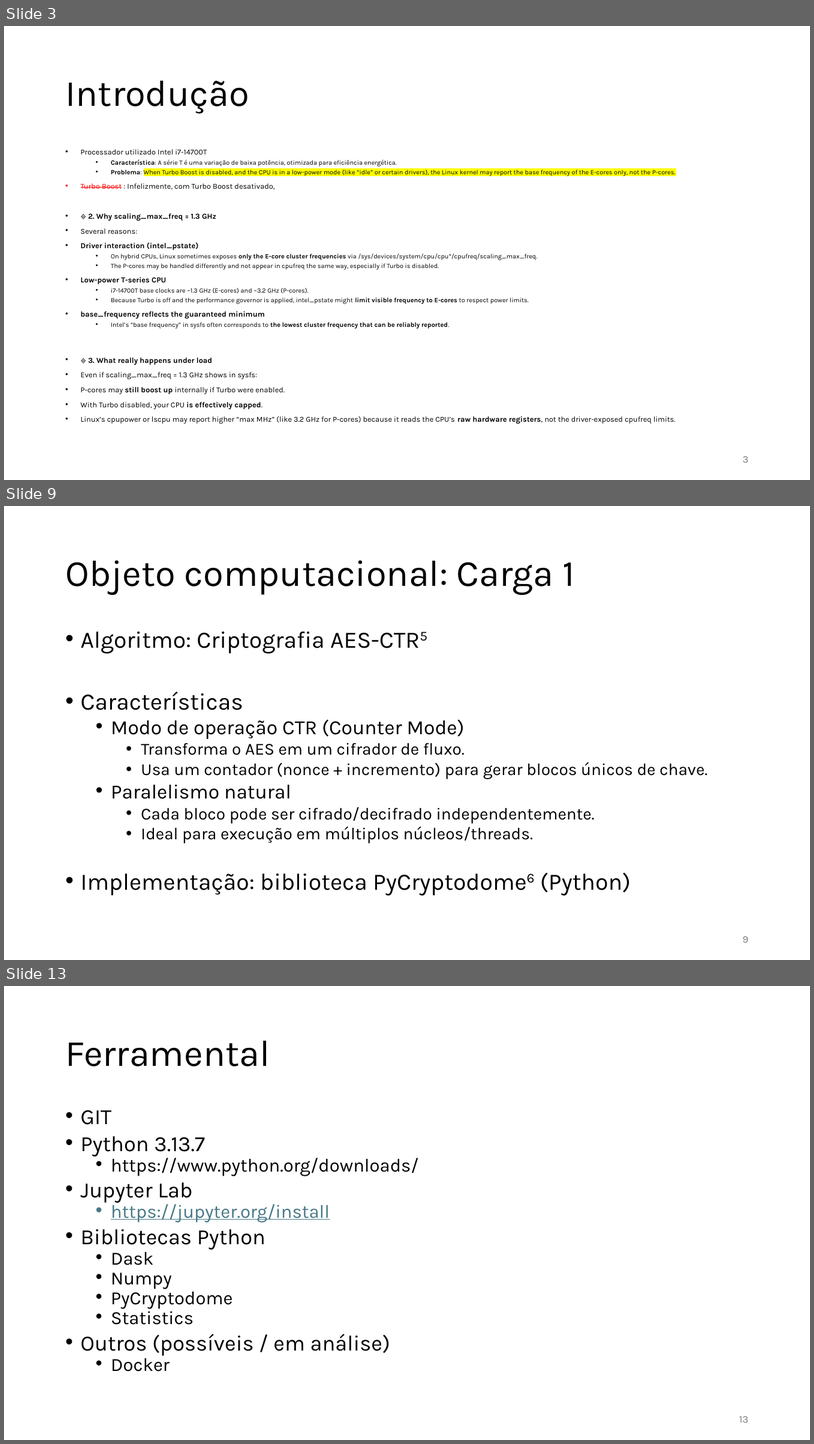
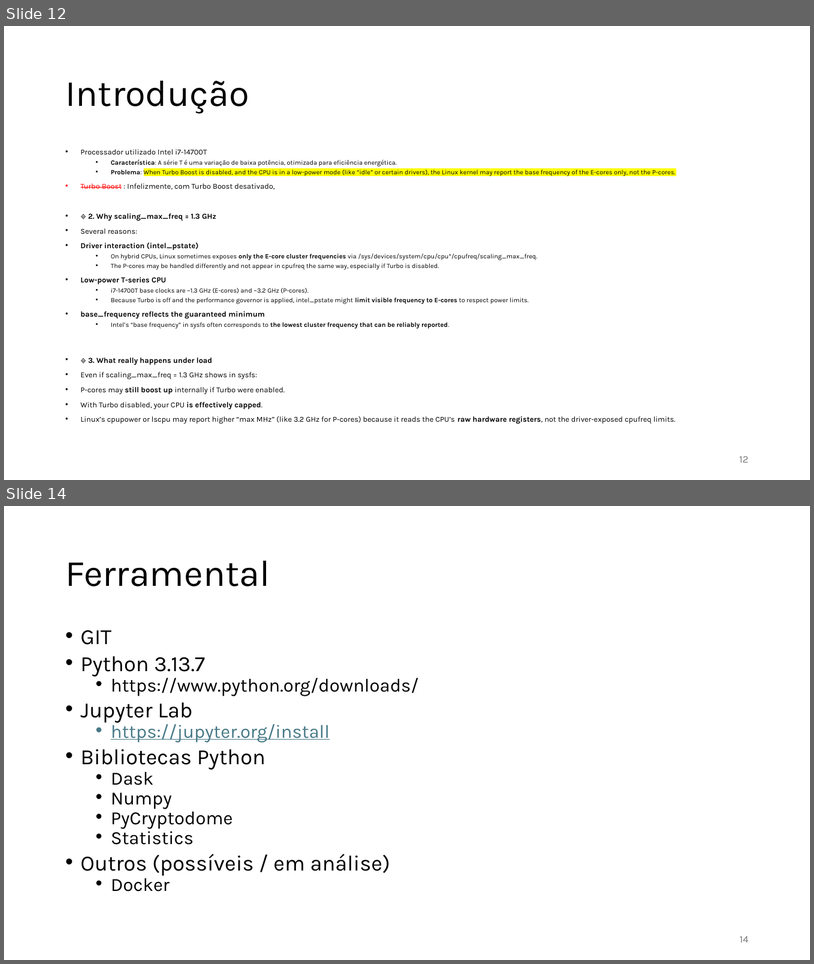
Before and after one commit to jlggross/TF-cmp223, a slide deck: 02-Parcial/02-Parcial-Apresentacao.pptx. Shown one above the other, each under a label of ours: slides 3, 9 and 13 before the commit, slides 12 and 14 after it; the slides between them are not shown. The pictures are 814x1444 and 814x964 pixels, drawn with LibreOffice and Linux fonts; fonts in the diff are those of the drawing. Boxes give left, top, right and bottom in pixels: in the first picture for what was removed or moved away, otherwise in the second. Text is boxed around its words. In the diff, an @@ line names an element or a change of style, - is before the commit and + after.

```diff
--- a/02-Parcial/02-Parcial-Apresentacao.pptx
+++ b/02-Parcial/02-Parcial-Apresentacao.pptx
@@ slide 9 removed at [4, 506, 810, 960], background #FFFFFF @@
@@ title removed at [65, 560, 575, 595] @@
-Objeto computacional: Carga 1
@@ text removed at [81, 631, 708, 895] @@
-• Algoritmo: Criptografia AES-CTR5
-• Características
-  • Modo de operação CTR (Counter Mode)
-    • Transforma o AES em um cifrador de fluxo.
-    • Usa um contador (nonce + incremento) para gerar blocos únicos de chave.
-  • Paralelismo natural
-    • Cada bloco pode ser cifrado/decifrado independentemente.
-    • Ideal para execução em múltiplos núcleos/threads.
-• Implementação: biblioteca PyCryptodome6 (Python)
@@ page number removed at [743, 936, 749, 942] @@
-9
@@ what was slide 3 is now slide 12 @@
@@ page number at [740, 456, 749, 462]: text changed @@
-3
+12
@@ what was slide 13 is now slide 14 @@
@@ page number at [740, 936, 749, 942]: text changed @@
-13
+14
```
Also in this commit, not shown: 2 slides changed, 9 slides added, 7 other slides removed.
